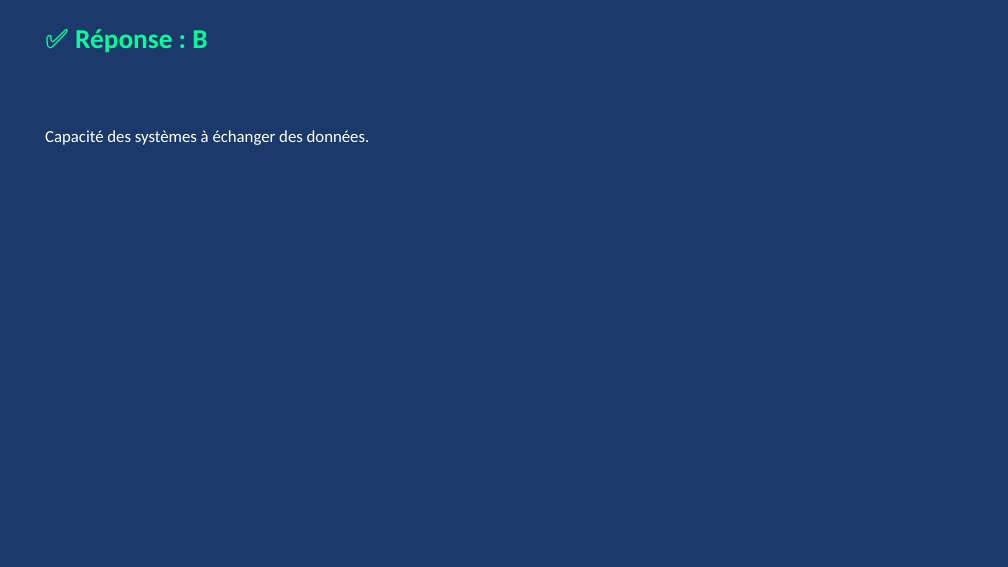
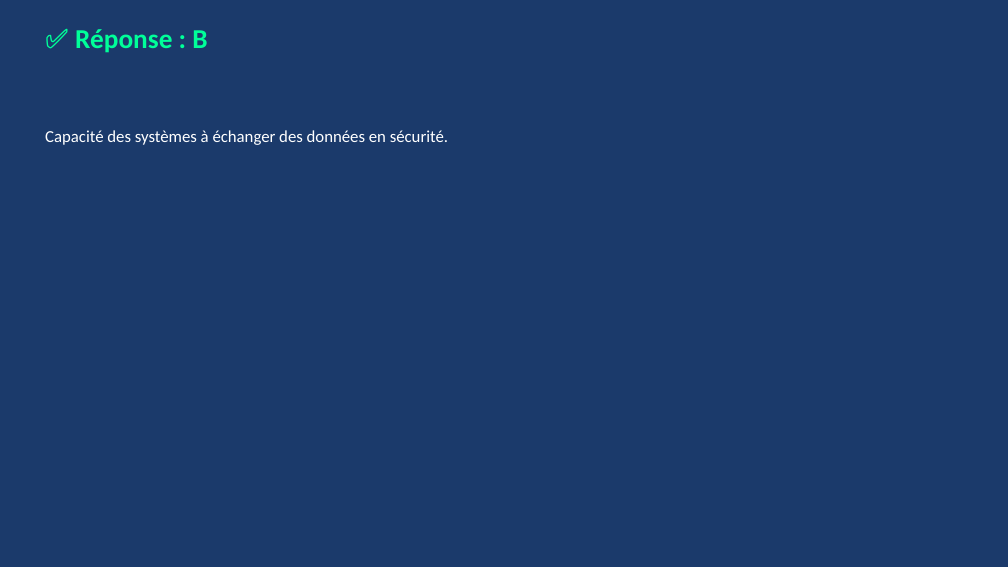
Before and after one commit to RicoBSJ/claude-travail-livrables, a slide deck: slide 54 of Livrables/Quiz/quiz_rbpp_ppa-dui_2026-06-27.pptx. Drawn at 1008x567 pixels with LibreOffice and Linux fonts; fonts in the diff are those of the drawing. Boxes give left, top, right and bottom in pixels: in the first picture for what was removed or moved away, otherwise in the second. Text is boxed around its words. In the diff, an @@ line names an element or a change of style, - is before the commit and + after.

```diff
--- a/Livrables/Quiz/quiz_rbpp_ppa-dui_2026-06-27.pptx
+++ b/Livrables/Quiz/quiz_rbpp_ppa-dui_2026-06-27.pptx
@@ text at [45,130,448,145]: text changed @@
-Capacité des systèmes à échanger des données.
+Capacité des systèmes à échanger des données en sécurité.
```
Also in this commit, not shown: 30 other slides changed, 22 slides added.
